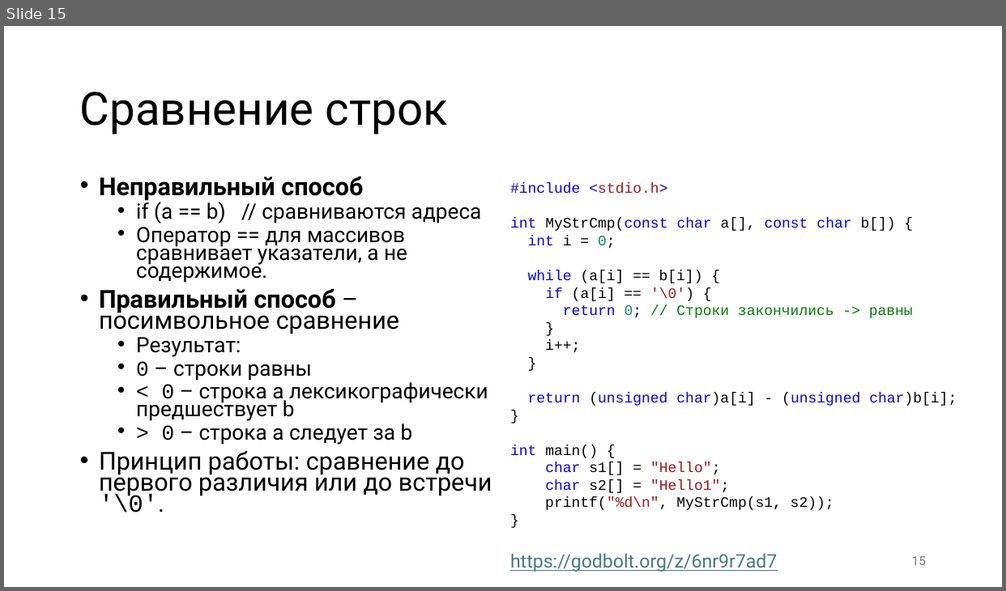
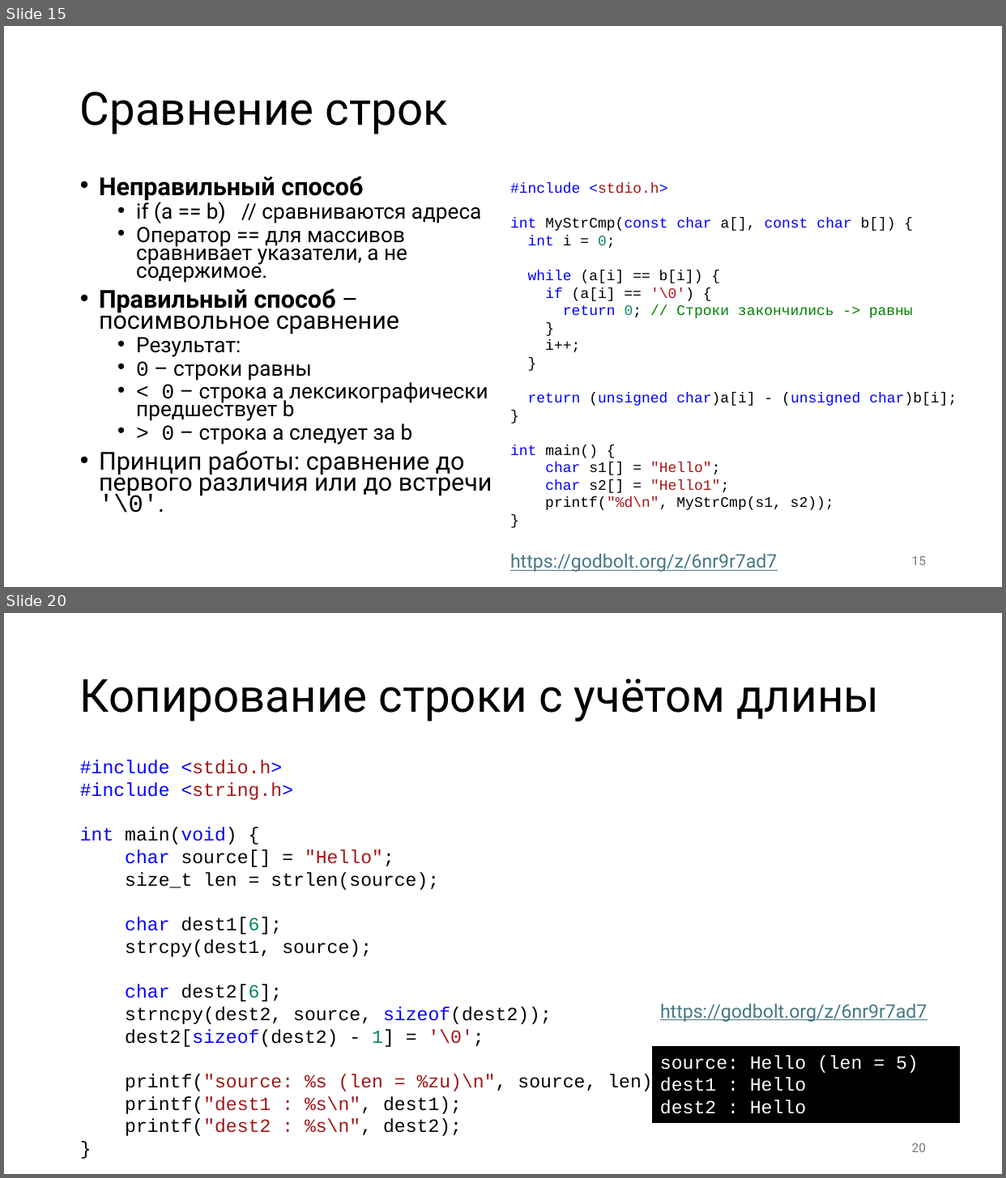
Before and after one commit to alexey-malov/mpp, a slide deck: lectures/03/Strings.pptx. Shown one above the other, each under a label of ours: slide 15 before the commit, slides 15 and 20 after it; the slides between them are not shown. The pictures are 1006x591 and 1006x1178 pixels, drawn with LibreOffice and Linux fonts; fonts in the diff are those of the drawing. Boxes give left, top, right and bottom in pixels: in the first picture for what was removed or moved away, otherwise in the second. Text is boxed around its words. In the diff, an @@ line names an element or a change of style, - is before the commit and + after.

Commit message:
Обновил лекцию про строки

```diff
--- a/lectures/03/Strings.pptx
+++ b/lectures/03/Strings.pptx
@@ slide 20 added at (4, 613, 1002, 1174), background #FFFFFF @@
@@ title added at (80, 679, 880, 722), 44 pt, text #000000 @@
+Копирование строки с учётом длины
@@ text added at (80, 760, 663, 1136), 18 pt, text #000000 @@
+#include <stdio.h>
+#include <string.h>
+int main(void) {
+char source[] = "Hello";
+size_t len = strlen(source);
+char dest1[6];
+strcpy(dest1, source);
+char dest2[6];
+strncpy(dest2, source, sizeof(dest2));
+dest2[sizeof(dest2) - 1] = '\0';
+printf("source: %s (len = %zu)\n", source, len);
+printf("dest1 : %s\n", dest1);
+printf("dest2 : %s\n", dest2);
+}
@@ text added at (660, 1003, 927, 1022), 18 pt, text #467886, underline @@
+https://godbolt.org/z/6nr9r7ad7
@@ rectangle added at (653, 1047, 960, 1122), fill #000000, outline #000000 1.5 pt, 18 pt, text #FFFFFF @@
+source: Hello (len = 5)
+dest1 : Hello
+dest2 : Hello
@@ page number added at (912, 1144, 926, 1152), 12 pt, text #797979 @@
+20
```
Also in this commit, not shown: 14 other slides added.
